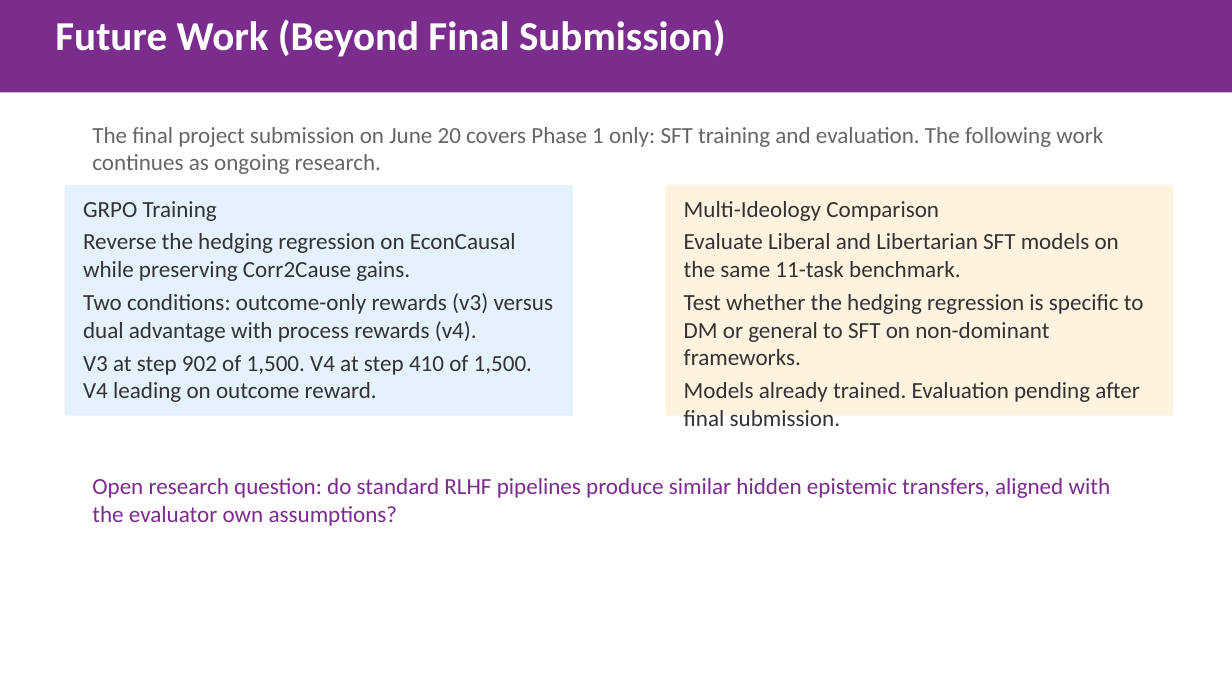
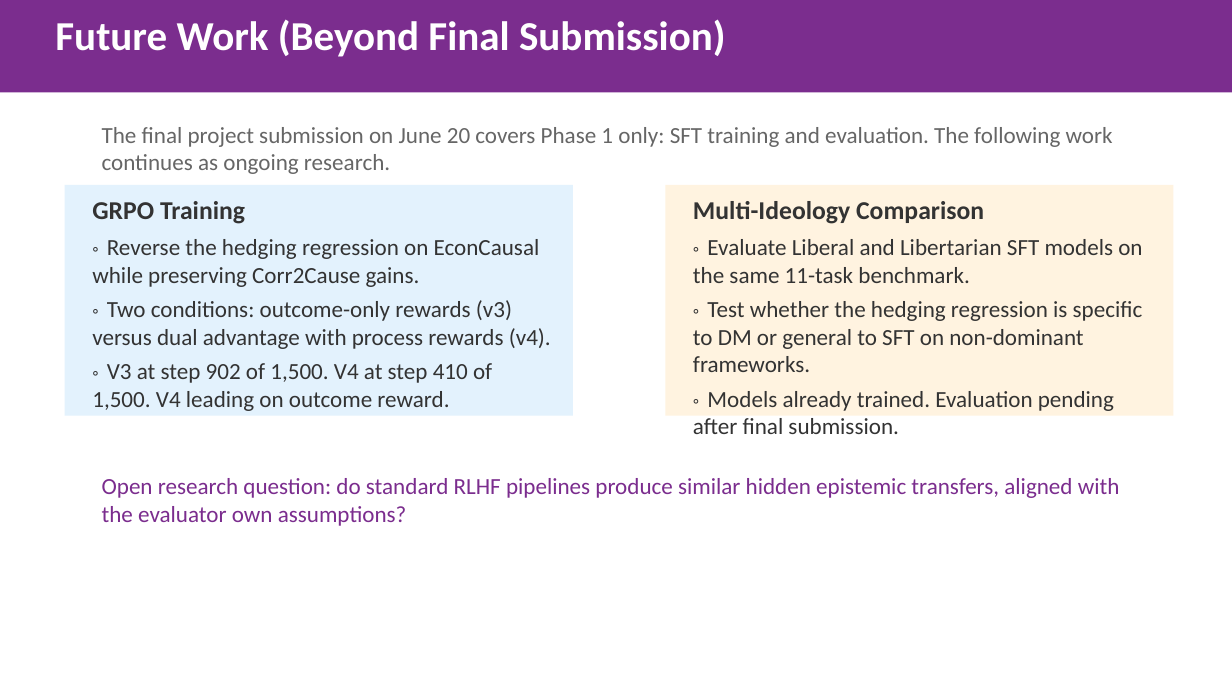
Before and after one commit to gbangban/ai-ideology-study, a slide deck: slide 7 of docs/proposals/peer_review_progress_slides.pptx. Drawn at 1232x693 pixels with LibreOffice and Linux fonts; fonts in the diff are those of the drawing. Boxes give left, top, right and bottom in pixels: in the first picture for what was removed or moved away, otherwise in the second. Text is boxed around its words. In the diff, an @@ line names an element or a change of style, - is before the commit and + after.

Commit message:
feat(pptx): add bullet support to slide generation helpers
Enhance `add_text_fill` and `add_colored_bar` to support bulleted lists
with hanging indents and custom bullet characters. Added `bullet` and
`title_size` parameters to allow distinguishing titles from body text
and applying consistent formatting.

```diff
--- a/docs/proposals/peer_review_progress_slides.pptx
+++ b/docs/proposals/peer_review_progress_slides.pptx
@@ text "The final project submission on ...": place and size @@
-text "The final project submission on ..." at [92, 127, 1103, 174]
+text "The final project submission on ..." at [102, 127, 1113, 174]
@@ text in rectangle at [92, 201, 245, 224]: size 18 to 20 pt, bold on in "GRPO Training"; more space between paragraphs @@
@@ text in rectangle at [693, 201, 984, 224]: size 18 to 20 pt, bold on in "Multi-Ideology Comparison"; more space between paragraphs @@
@@ text in rectangle at [92, 239, 551, 411]: text changed @@
-Reverse the hedging regression on EconCausal while preserving Corr2Cause gains.
-Two conditions: outcome-only rewards (v3) versus dual advantage with process rewards (v4).
-V3 at step 902 of 1,500. V4 at step 410 of 1,500. V4 leading on outcome reward.
+◦ Reverse the hedging regression on EconCausal while preserving Corr2Cause gains.
+◦ Two conditions: outcome-only rewards (v3) versus dual advantage with process rewards (v4).
+◦ V3 at step 902 of 1,500. V4 at step 410 of 1,500. V4 leading on outcome reward.
@@ text in rectangle at [693, 239, 1143, 411]: text changed @@
-Evaluate Liberal and Libertarian SFT models on the same 11-task benchmark.
-Test whether the hedging regression is specific to DM or general to SFT on non-dominant frameworks.
-Models already trained. Evaluation pending after final submission.
+◦ Evaluate Liberal and Libertarian SFT models on the same 11-task benchmark.
+◦ Test whether the hedging regression is specific to DM or general to SFT on non-dominant frameworks.
+◦ Models already trained. Evaluation pending after final submission.
@@ text "Open research question: do standard ...": place and size @@
-text "Open research question: do standard ..." at [92, 478, 1111, 526]
+text "Open research question: do standard ..." at [102, 478, 1120, 526]
```
Also in this commit, not shown: 7 other slides changed, 4 other files.
